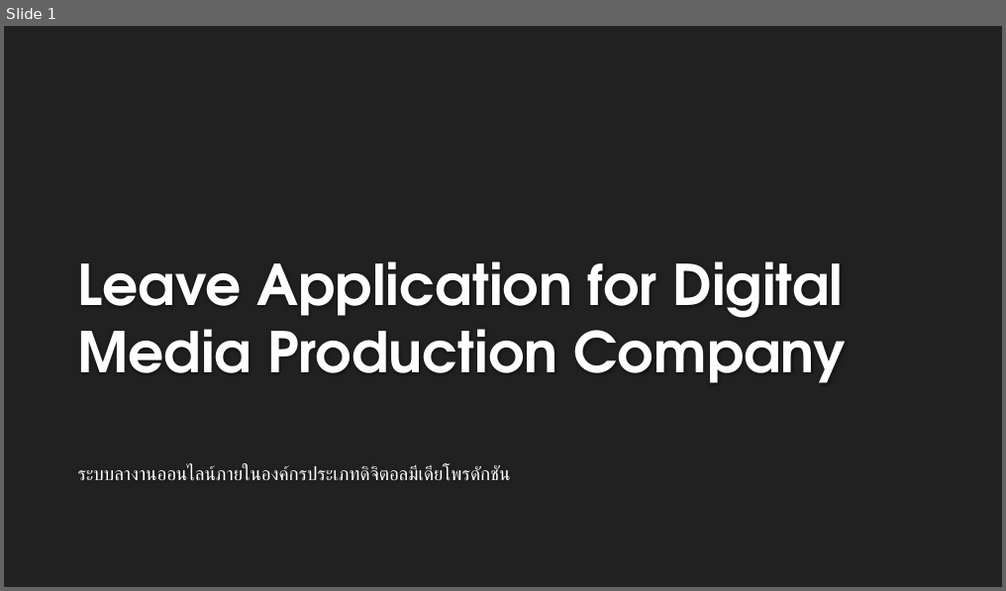
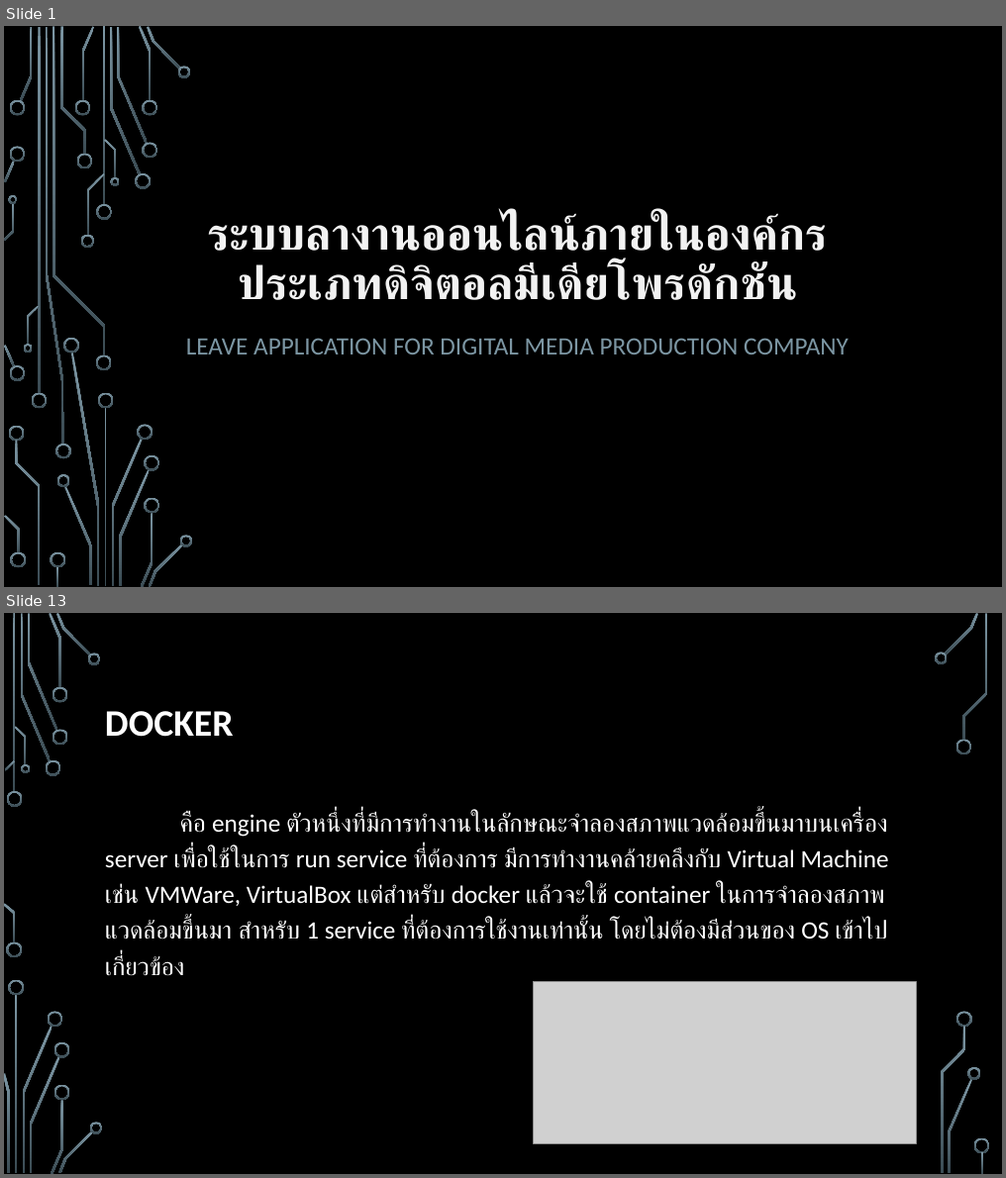
Before and after one commit to MrFermz/leaveAppDoc, a slide deck: Present/master.pptx. Shown one above the other, each under a label of ours: slide 1 before the commit, slides 1 and 13 after it; the slides between them are not shown. The pictures are 1006x591 and 1006x1178 pixels, drawn with LibreOffice and Linux fonts; fonts in the diff are those of the drawing; grey boxes stand for pictures; background and template pictures are left out. Boxes give left, top, right and bottom in pixels: in the first picture for what was removed or moved away, otherwise in the second. Text is boxed around its words. In the diff, an @@ line names an element or a change of style, - is before the commit and + after.

```diff
--- a/Present/master.pptx
+++ b/Present/master.pptx
@@ slide 13 added at box(4, 613, 1002, 1174), background picture (left out) @@
@@ title added at box(105, 711, 234, 737), 36 pt, text #FFFFFF, bold @@
+DOCKER
@@ text added at box(105, 812, 889, 976), 24 pt, text #FFFFFF @@
+คือ engine ตัวหนึ่งที่มีการทำงานในลักษณะจำลองสภาพแวดล้อมขึ้นมาบนเครื่อง server เพื่อใช้ในการ run service ที่ต้องการ มีการทำงานคล้ายคลึงกับ Virtual Machine เช่น VMWare, VirtualBox แต่สำหรับ docker แล้วจะใช้ container ในการจำลองสภาพแวดล้อมขึ้นมา สำหรับ 1 service ที่ต้องการใช้งานเท่านั้น โดยไม่ต้องมีส่วนของ OS เข้าไปเกี่ยวข้อง
@@ picture added at box(533, 982, 916, 1144) @@
@@ group added at box(4, 613, 990, 1174): 33 freeform shapes, 3 rectangles @@
@@ slide 1 changed as well @@
@@ background #212121 to picture (left out) @@
@@ title "ระบบลางานออนไลน์ภายในองค์กรประเภทดิจิตอลมีเดียโพรดักชัน": place and size @@
-title "ระบบลางานออนไลน์ภายในองค์กรประเภทดิจิตอลมีเดียโพรดักชัน" at box(78, 466, 511, 481)
+title "ระบบลางานออนไลน์ภายในองค์กรประเภทดิจิตอลมีเดียโพรดักชัน" at box(207, 214, 827, 300)
@@ title "ระบบลางานออนไลน์ภายในองค์กรประเภทดิจิตอลมีเดียโพรดักชัน" at box(207, 214, 827, 300): size 18 to 44 pt, text colour #FFFFFF to #F2F2F2, bold on; alignment left to centre; line spacing 1 to 0.9; less space between paragraphs; vertical alignment top to bottom @@
@@ subtitle "LEAVE APPLICATION FOR DIGITAL MEDIA ..." at box(186, 338, 848, 355): vertical alignment bottom to top @@
@@ subtitle at box(186, 338, 848, 355): text changed; size 54 to 24 pt; font TeX Gyre Adventor to Calibri; text colour #FEFEFE to #7C96A3; bold off @@
-Leave Application for Digital Media Production Company
+LEAVE APPLICATION FOR DIGITAL MEDIA PRODUCTION COMPANY
@@ group added at box(4, 26, 193, 587): 50 freeform shapes, 4 rectangles @@
```
Also in this commit, not shown: 15 other slides added, 1 slide removed, 8 other files.
